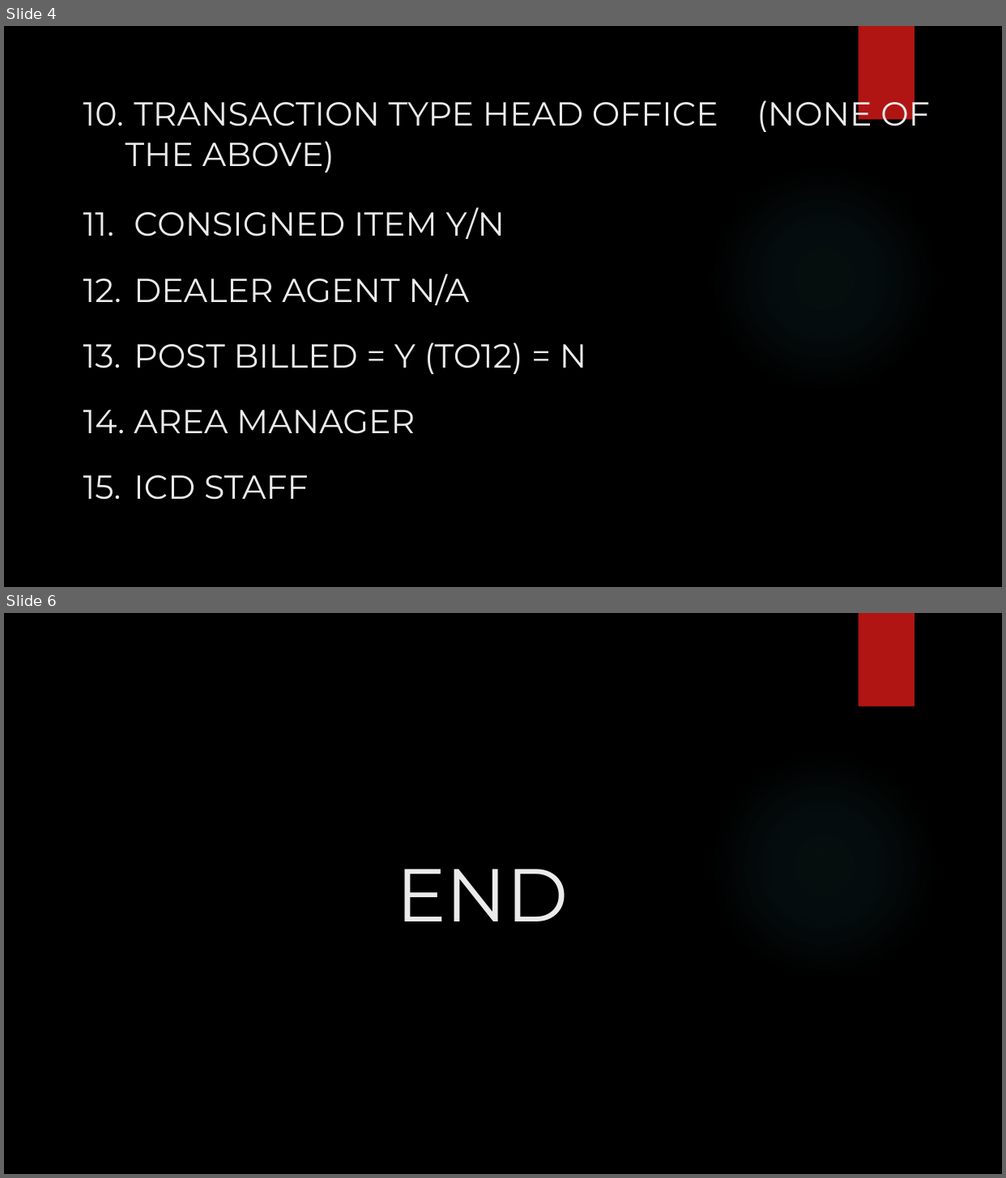
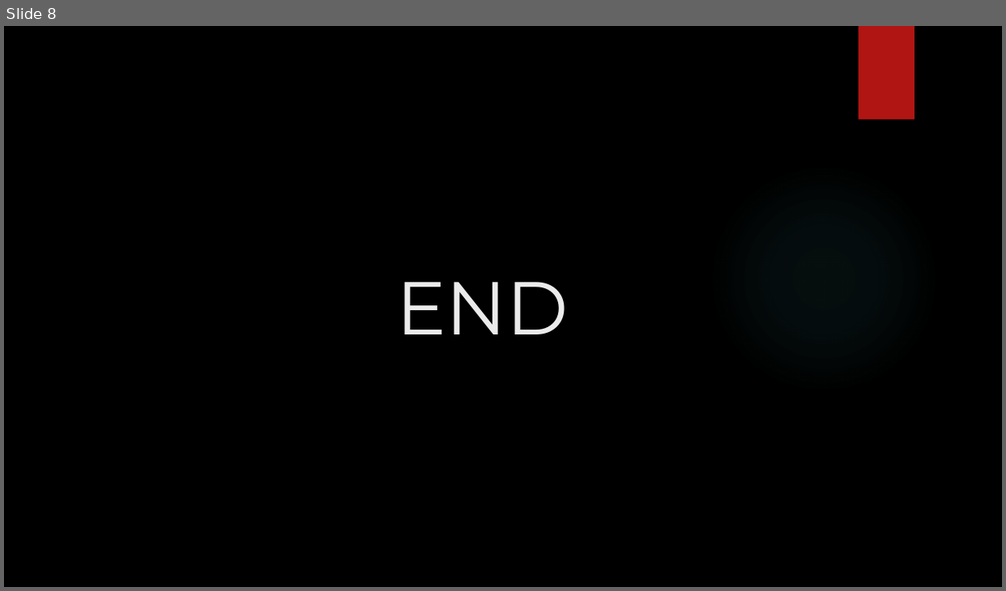
Before and after one commit to itsC0ffee/Goldrich-Repository, a slide deck: UDF FORE SALES ORDER AR INVOICE ORDER TYPE.pptx. Shown one above the other, each under a label of ours: slides 4 and 6 before the commit, slide 8 after it; the slides between them are not shown. The pictures are 1006x1178 and 1006x591 pixels, drawn with LibreOffice and Linux fonts; fonts in the diff are those of the drawing; background and template pictures are left out. Boxes give left, top, right and bottom in pixels: in the first picture for what was removed or moved away, otherwise in the second. Text is boxed around its words. In the diff, an @@ line names an element or a change of style, - is before the commit and + after.

```diff
--- a/UDF FORE SALES ORDER AR INVOICE ORDER TYPE.pptx
+++ b/UDF FORE SALES ORDER AR INVOICE ORDER TYPE.pptx
@@ slide 4 removed at (4,26,1002,587), background picture (left out); not listed: 2 template elements that a slide beside it also shows @@
@@ text removed at (134,93,929,135) @@
-10. TRANSACTION TYPE HEAD OFFICE (NONE OF THE ABOVE)
@@ text removed at (134,207,505,239) @@
-11. CONSIGNED ITEM Y/N
@@ text removed at (134,274,469,305) @@
-12. DEALER AGENT N/A
@@ text removed at (134,343,586,374) @@
-13. POST BILLED = Y (TO12) = N
@@ text removed at (134,410,415,434) @@
-14. AREA MANAGER
@@ text removed at (134,476,309,500) @@
-15. ICD STAFF
@@ what was slide 6 is now slide 8 @@
```
Also in this commit, not shown: 3 slides changed, 4 slides added, 1 other slide removed, 1 other file.
